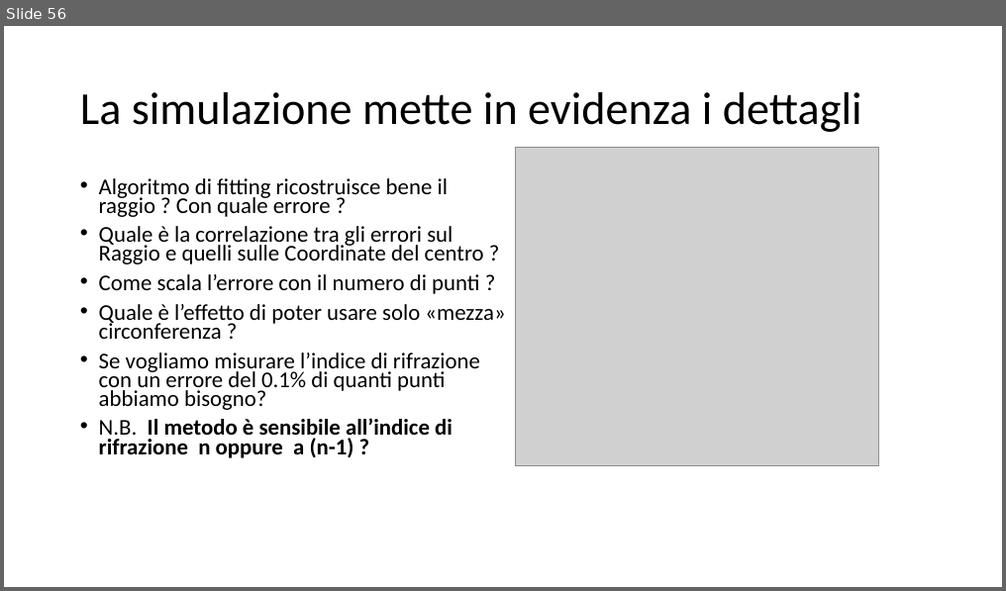
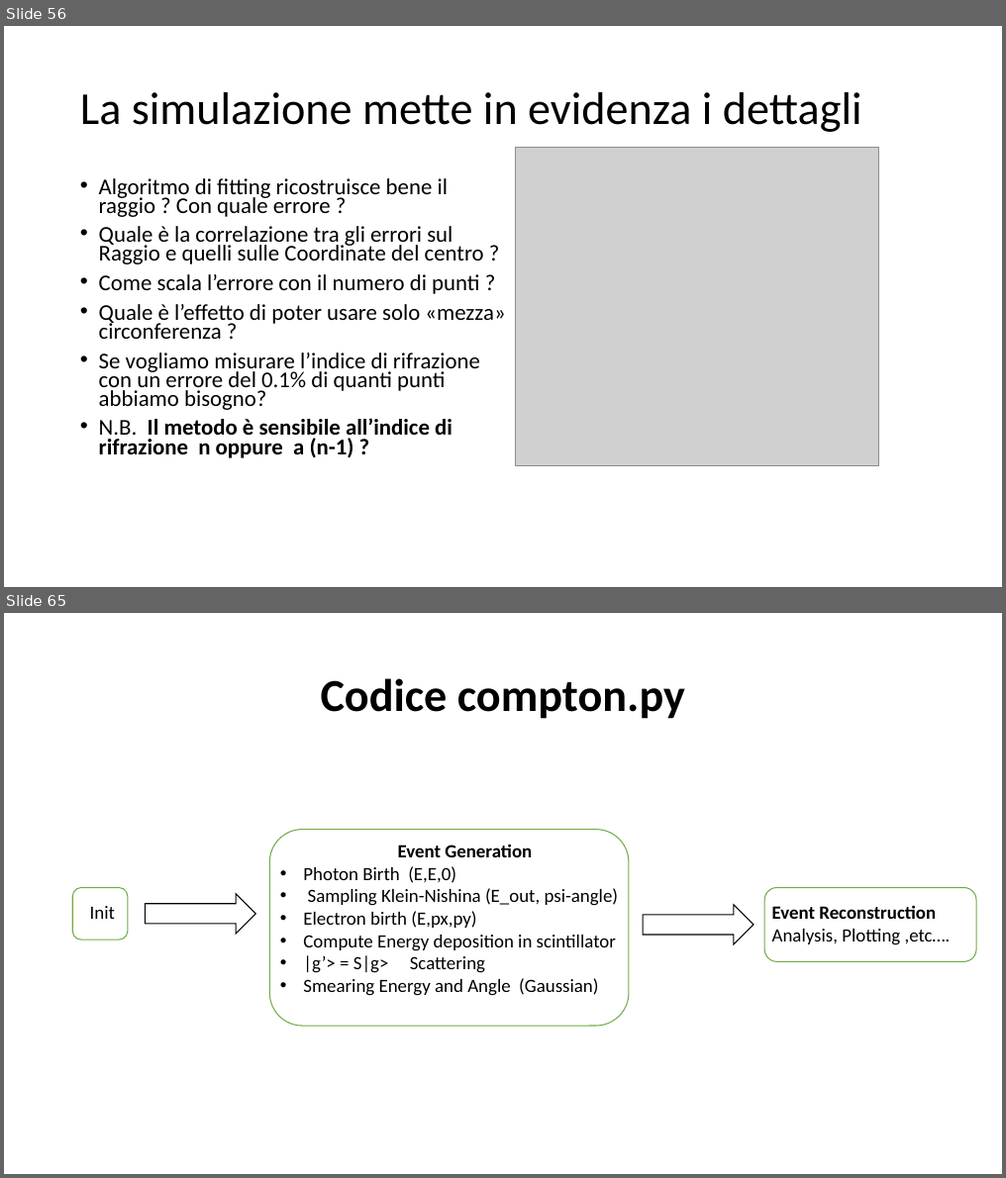
Before and after one commit to marcomonte94/Montecarlo, a slide deck: Slide Corso Metodi Montecarlo.pptx. Shown one above the other, each under a label of ours: slide 56 before the commit, slides 56 and 65 after it; the slides between them are not shown. The pictures are 1006x591 and 1006x1178 pixels, drawn with LibreOffice and Linux fonts; fonts in the diff are those of the drawing; grey boxes stand for pictures. Boxes give left, top, right and bottom in pixels: in the first picture for what was removed or moved away, otherwise in the second. Text is boxed around its words. In the diff, an @@ line names an element or a change of style, - is before the commit and + after.

```diff
--- a/Slide Corso Metodi Montecarlo.pptx
+++ b/Slide Corso Metodi Montecarlo.pptx
@@ slide 65 added at (x1=4, y1=613, x2=1002, y2=1174), background #FFFFFF @@
@@ title added at (x1=321, y1=678, x2=685, y2=719), 44 pt, text #000000, bold @@
+Codice compton.py
@@ group added at (x1=73, y1=830, x2=976, y2=1026): 3 rounded rectangles, 3 texts, 2 right arrows @@
+Init
+Event Generation
+• Photon Birth (E,E,0)
+• Sampling Klein-Nishina (E_out, psi-angle)
+• Electron birth (E,px,py)
+• Compute Energy deposition in scintillator
+• |g’> = S|g> Scattering
+• Smearing Energy and Angle (Gaussian)
+Event Reconstruction
+Analysis, Plotting ,etc….
```
Also in this commit, not shown: 2 slides changed, 8 other slides added, 4 other files.
